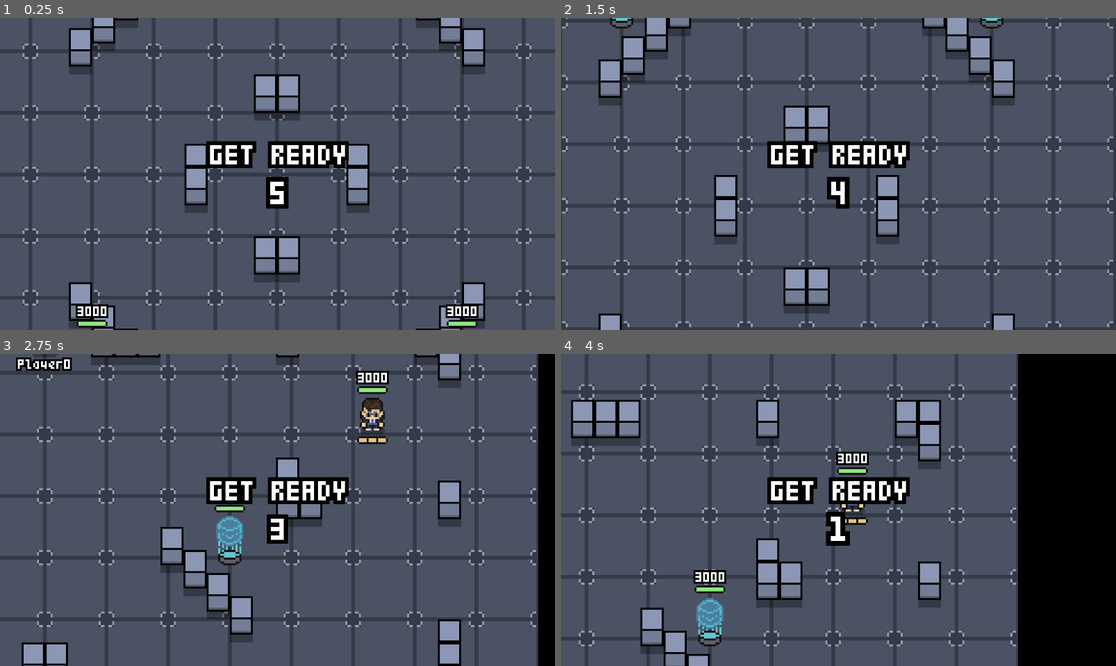
Above: before the commit, frames 1-4 (two rows, left to right).
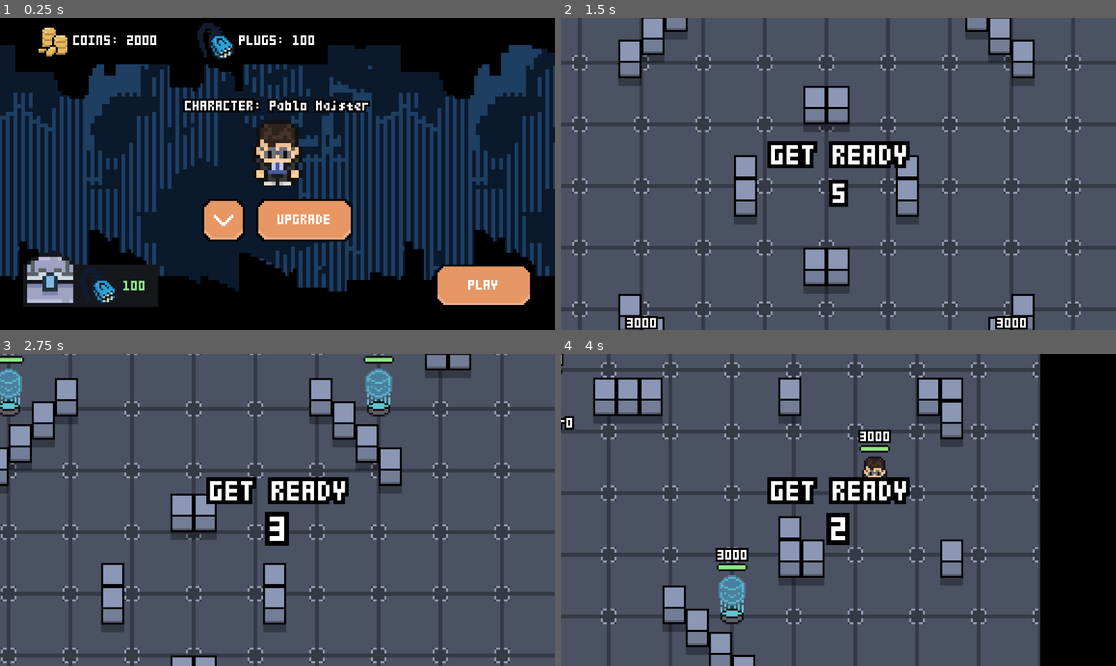
Above: after the commit, the same moments.

Repository: ppaluchowski64/SCI-Stars
Game: Godot game, scene res://scenes/lobby.tscn
Same seed, same stepped clock (60 frames per second), same inputs: the game is played once before the commit and once after it. Before the commit the project starts from res://scenes/battle.tscn.
Inputs (mouse positions are in pixels of both pictures, inside the frame that each line leads up to):
- Up to frame 1 (0.25 s): no input
- Up to frame 2 (1.5 s): click (1043, 286) at 0.5 s, where only the run after the commit has a clickable "PLAY"; move the mouse to (960, 158) at 1.27 s; hold D (right) from 1.28 s (still down); click (960, 158) at 1.35 s
- Up to frame 3 (2.75 s): move the mouse to (166, 525) at 2.02 s; release D (right) at 2.03 s; hold S (down) from 2.03 s (still down); right-click (166, 525) at 2.1 s
- Up to frame 4 (4 s): move the mouse to (894, 441) at 2.77 s; release S (down) at 2.78 s; hold D (right) 2.78-3.53 s; click (894, 441) at 2.85 s; move the mouse to (810, 572) at 3.52 s; hold W (up) from 3.53 s (still down); right-click (810, 572) at 3.6 s

The runs differ from the first frame. In frame 1, 98% of the frame differs, in the area x 0-100%, y 0-100%; in frame 2, 36%; in frame 3, 41%; in frame 4, 37%.

Commit message:
Change main scene to lobby.tscn, finish Jackflower sprite

Diff:
--- a/game/project.godot
+++ b/game/project.godot
@@ -12,7 +12,7 @@
 
 config/name="SCI Stars"
 config/description="Cross-platform multiplayer Battle Royale game with knowledge-based gameplay that captivatingly depicts life at SCI Technical Secondary School."
-run/main_scene="res://scenes/battle.tscn"
+run/main_scene="uid://r73t4uwivu0e"
 config/features=PackedStringArray("4.4", "GL Compatibility")
 config/icon="res://icon.svg"
 
--- a/game/scripts/battle_manager.gd
+++ b/game/scripts/battle_manager.gd
@@ -54,6 +54,8 @@
 	return next_free_player_id - 1
 
 func start_game() -> void:
+	AStarAI.setup()
+
 	var player_spawn_pos = [
 		Vector2(0, -840), Vector2(840, 0), Vector2(0, 840), Vector2(-840, 0),
 		Vector2(680, -680), Vector2(680, 680), Vector2(-680, 680), Vector2(-680, -680)
--- a/game/scripts/player_ai_astar.gd
+++ b/game/scripts/player_ai_astar.gd
@@ -1,6 +1,6 @@
 extends Node
 
-@onready var obstacles: TileMapLayer = get_tree().get_first_node_in_group("obstacle")
+@onready var obstacles: TileMapLayer
 
 var cell_size = Vector2(24, 24)
 var grid_size: int = 40
@@ -18,7 +18,9 @@
 						if not ox in [-2, 3] or not oy in [-2, 3]:
 							new_astar.set_point_solid(Vector2i(x * 2 + ox, y * 2 + oy))
 
-func _ready() -> void:
+func setup() -> void:
+	obstacles = get_tree().get_first_node_in_group("obstacle")
+
 	astar.region = Rect2i(-grid_size, -grid_size, grid_size * 2, grid_size * 2)
 	astar.cell_size = cell_size
 	astar.diagonal_mode = AStarGrid2D.DIAGONAL_MODE_ONLY_IF_NO_OBSTACLES
Binary file changed: game/graphics/characters/jackflower/player.png
Binary file changed: game/graphics/characters/pablomajster/player.png
